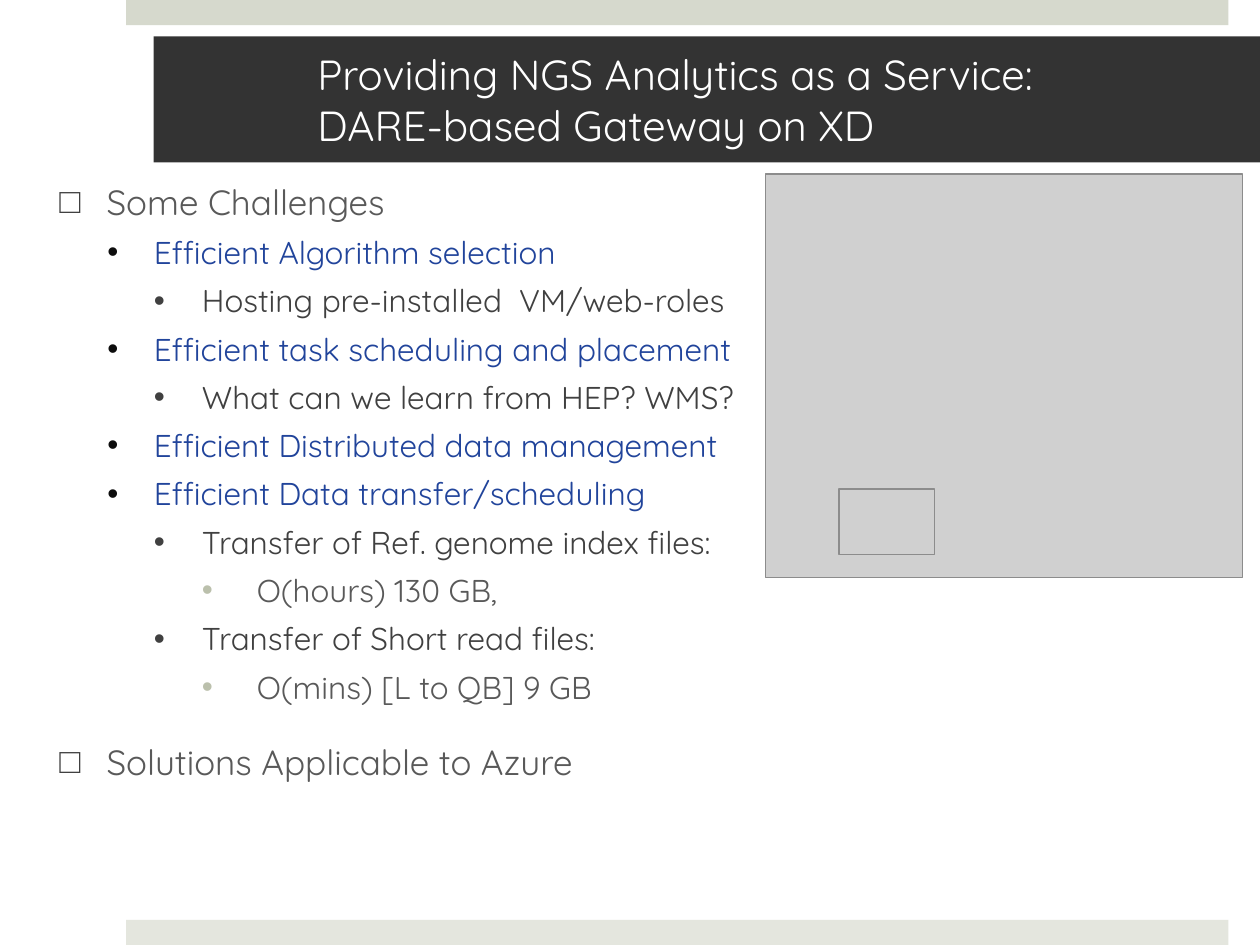
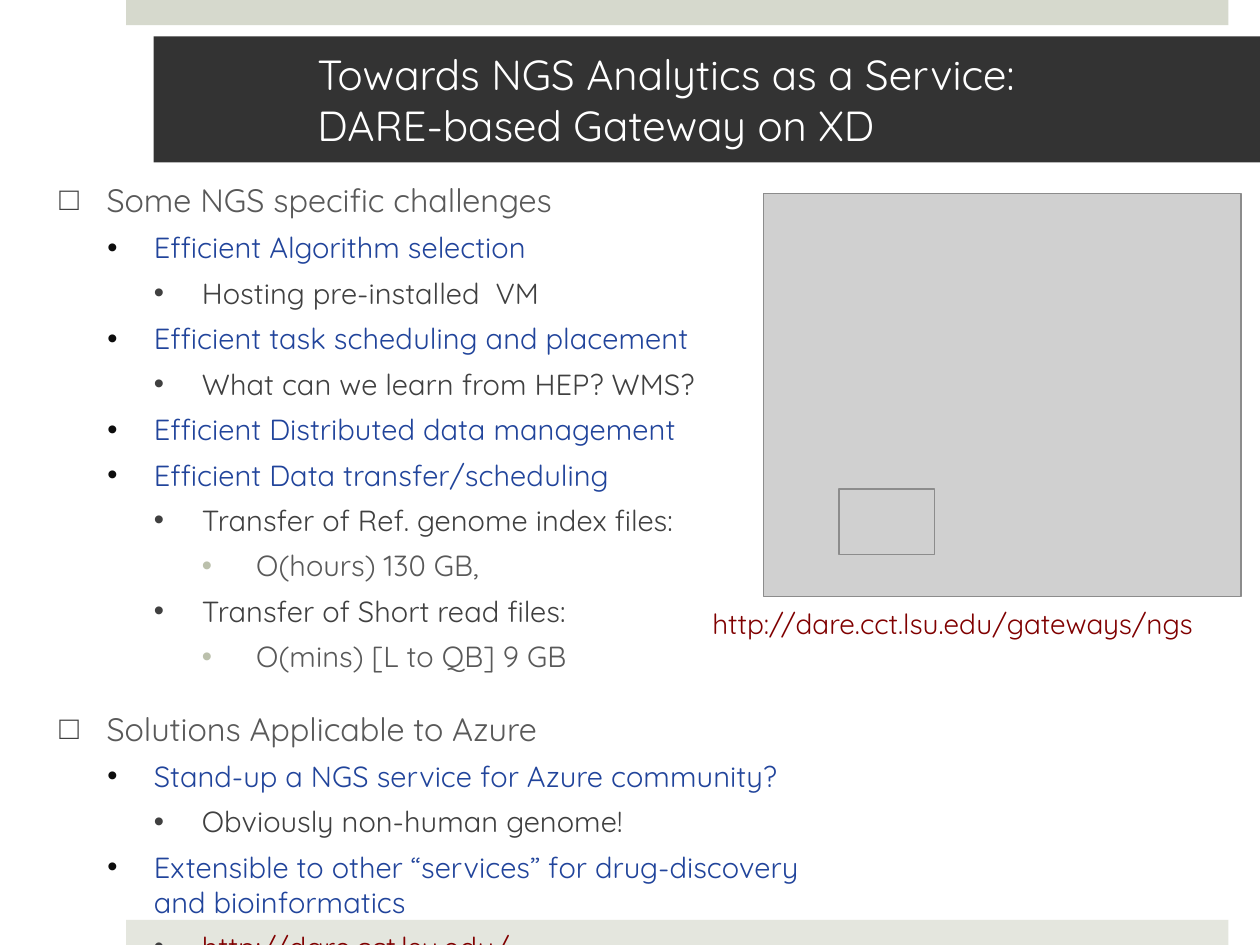
Before and after one commit to saga-project/saga-cpp-legacy-projects, a slide deck: slide 30 of saga-talks/abstractions_for_ls-microsoft.pptx. Drawn at 1260x945 pixels with LibreOffice and Linux fonts; fonts in the diff are those of the drawing; grey boxes stand for pictures; background and template pictures are left out. Boxes give left, top, right and bottom in pixels: in the first picture for what was removed or moved away, otherwise in the second. Text is boxed around its words. In the diff, an @@ line names an element or a change of style, - is before the commit and + after.

```diff
--- a/saga-talks/abstractions_for_ls-microsoft.pptx
+++ b/saga-talks/abstractions_for_ls-microsoft.pptx
@@ title at (317,59,1014,150): text changed @@
-Providing NGS Analytics as a Service:
-DARE-based Gateway on XD
+Towards NGS Analytics as a Service:
+DARE-based Gateway on XD
@@ text at (107,188,551,219): text changed; size 20 to 18.5 pt @@
-□ Some Challenges
+□ Some NGS specific challenges
@@ picture: place and size @@
-picture at (766,174,1244,577)
+picture at (764,193,1241,596)
@@ text at (107,236,695,748): size 18 to 16.6 pt in "Efficient Algorithm selection", "Efficient task scheduling and placement", "What can we learn from HEP? WMS?", "Efficient Distributed data management" and 5 more places; size 20 to 18.5 pt in "Solutions Applicable to Azure" @@
@@ text at (202,282,539,310): text changed; size 18 to 16.6 pt @@
-    • Hosting pre-installed VM/web-roles
+    • Hosting pre-installed VM
@@ text added at (712,611,1192,640), 16 pt, text #800000 @@
+http://dare.cct.lsu.edu/gateways/ngs
@@ text at (154,765,798,914): paragraphs added @@
+  • Stand-up a NGS service for Azure community?
+    • Obviously non-human genome!
+  • Extensible to other “services” for drug-discovery and bioinformatics
+    • http://dare.cct.lsu.edu/
```
Also in this commit, not shown: 18 other slides changed.
